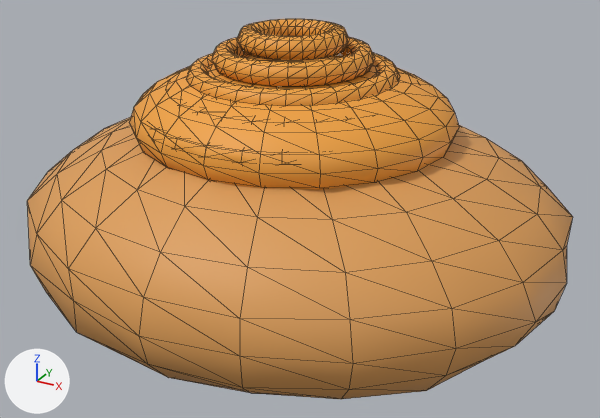
Renders of the glTF model models/catch_breads/bread_pumpkin_bun.glb from each side of a commit.
Rendered twice from a 50 mm lens placed at (0.549, -0.978, 0.51), pointed at (0.015, -0.008, 0.025). Every picture has the same lights, and +X, +Y and +Z are marked at lower left. The older version comes first. Mesh edges are drawn as thin lines. Where no turn or scale is listed for an object, it has been applied to the vertices.

Names of what the first picture shows: 'かぼちゃあん', 'かぼちゃの絞り', 'かぼちゃの絞り.001', 'かぼちゃの絞り.002', 'かぼちゃの絞り.003', 'かぼちゃの絞り.004', 'ふっくらした生地.009'.
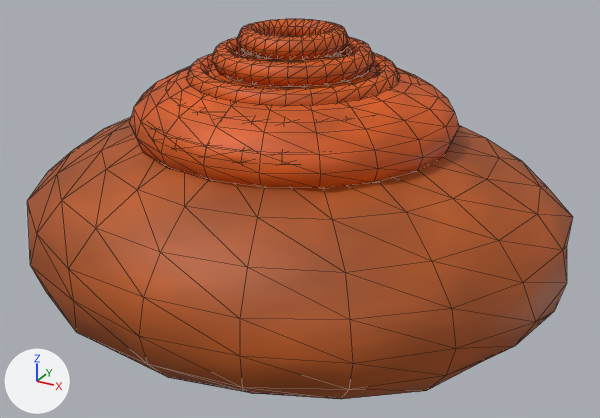
Location of each change, (x1, y1, x2, y2) in pixels of the pictures (600 x 418 px):
'ふっくらした生地.009', surface changed (orange to brown): (27, 117, 573, 399) in both
'かぼちゃあん', surface changed (darker): (130, 55, 459, 190) in both
'かぼちゃの絞り.003', surface changed (orange to brown): (212, 37, 375, 86) in both
'かぼちゃの絞り.002', surface changed (darker): (186, 53, 400, 106) in both
'かぼちゃの絞り.004', surface changed (orange to brown): (237, 19, 350, 60) in both
'かぼちゃの絞り', surface changed: (152, 137, 284, 165) in both
'かぼちゃの絞り.001', surface changed: (179, 104, 291, 123) in both

Diff of the bpy script that builds the scene:
```diff
--- a/models/catch_breads/bread_pumpkin_bun.glb.py
+++ b/models/catch_breads/bread_pumpkin_bun.glb.py
@@ img_material_16 @@
+img_material_16 = load_image('material_16', '_unpacked/material_16', 64, 64, 'sRGB')
@@ img_material_02 @@
+img_material_02 = load_image('material_02', '_unpacked/material_02', 64, 64, 'sRGB')
@@ mat_焼きたての山吹色 @@
 mat_焼きたての山吹色 = principled_material('焼きたての山吹色')
-mat_焼きたての山吹色.base_color = (0.72, 0.34, 0.095)  # orange #dd9e57
+mat_焼きたての山吹色.texture = img_material_02
 mat_焼きたての山吹色.roughness = 0.58
@@ mat_かぼちゃ @@
 mat_かぼちゃ = principled_material('かぼちゃ')
-mat_かぼちゃ.base_color = (0.87, 0.36, 0.045)  # orange #f0a23c
+mat_かぼちゃ.texture = img_material_16
 mat_かぼちゃ.roughness = 0.58
```
